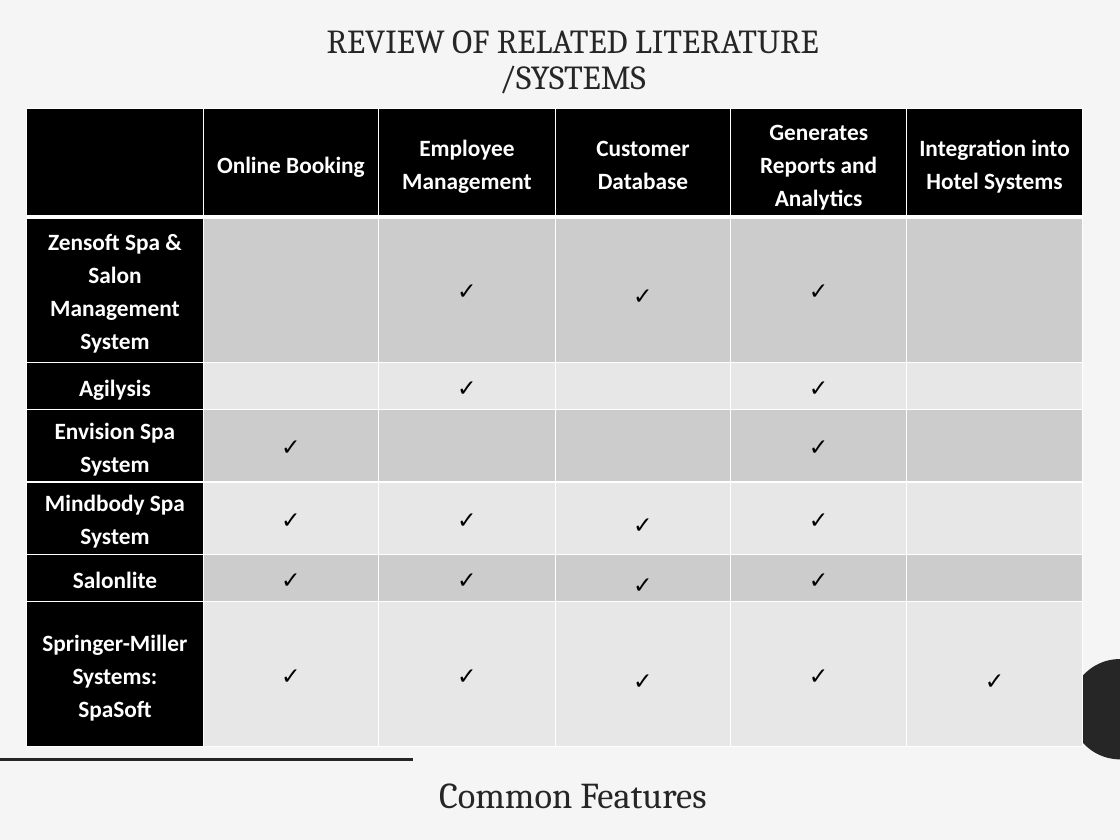
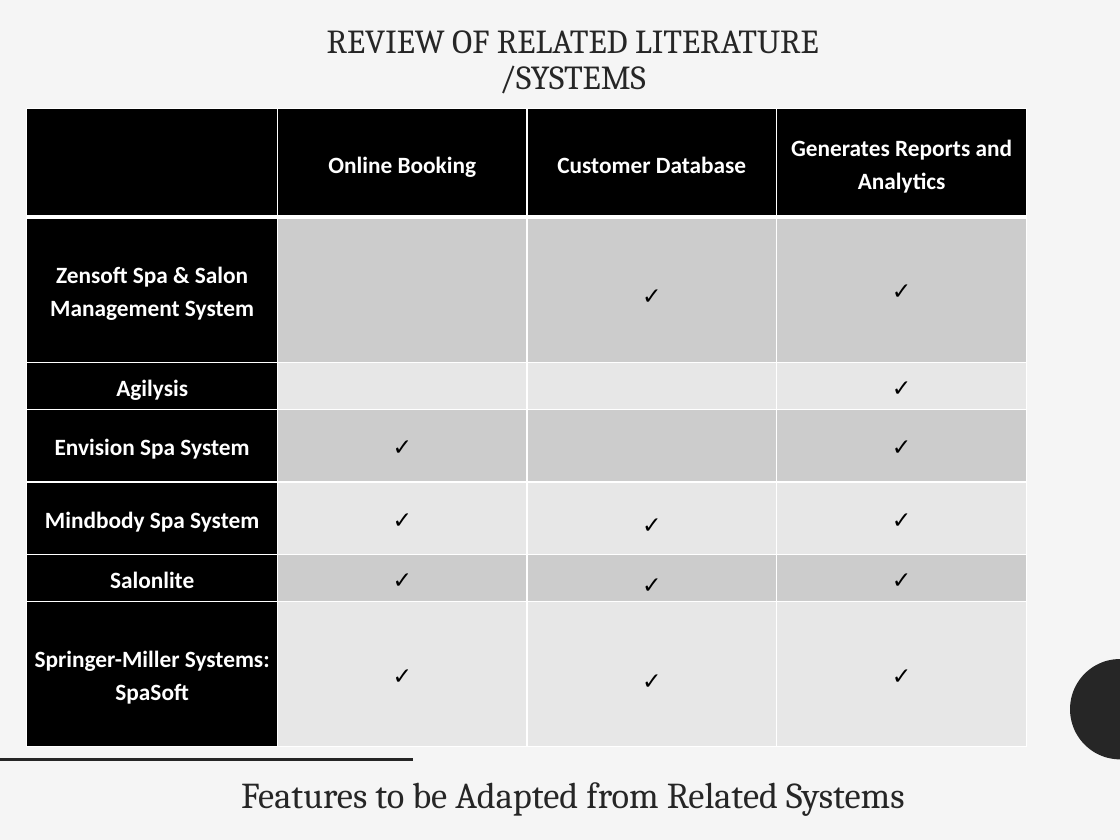
Before and after one commit to seans888/H-Spa, a slide deck: slide 8 of Documents/Final Document/Hotel-Spa-Reservation-System.pptx (slide 6 before the commit). Drawn at 1120x840 pixels with LibreOffice and Linux fonts; fonts in the diff are those of the drawing. Boxes give left, top, right and bottom in pixels: in the first picture for what was removed or moved away, otherwise in the second. Text is boxed around its words. In the diff, an @@ line names an element or a change of style, - is before the commit and + after.

```diff
--- a/Documents/Final Document/Hotel-Spa-Reservation-System.pptx
+++ b/Documents/Final Document/Hotel-Spa-Reservation-System.pptx
@@ table at [27,109,1027,747] @@
-column 3: Employee Management | ✓ | ✓ |  | ✓ | ✓ | ✓
-column 6: Integration into Hotel Systems |  |  |  |  |  | ✓
@@ table: place and size @@
-table at [27,109,1084,747]
+table at [27,109,1027,747]
@@ text at [241,782,905,816]: text changed @@
-Common Features
+Features to be Adapted from Related Systems
```
Also in this commit, not shown: 7 other slides changed, 2 slides added, 2 other files.
